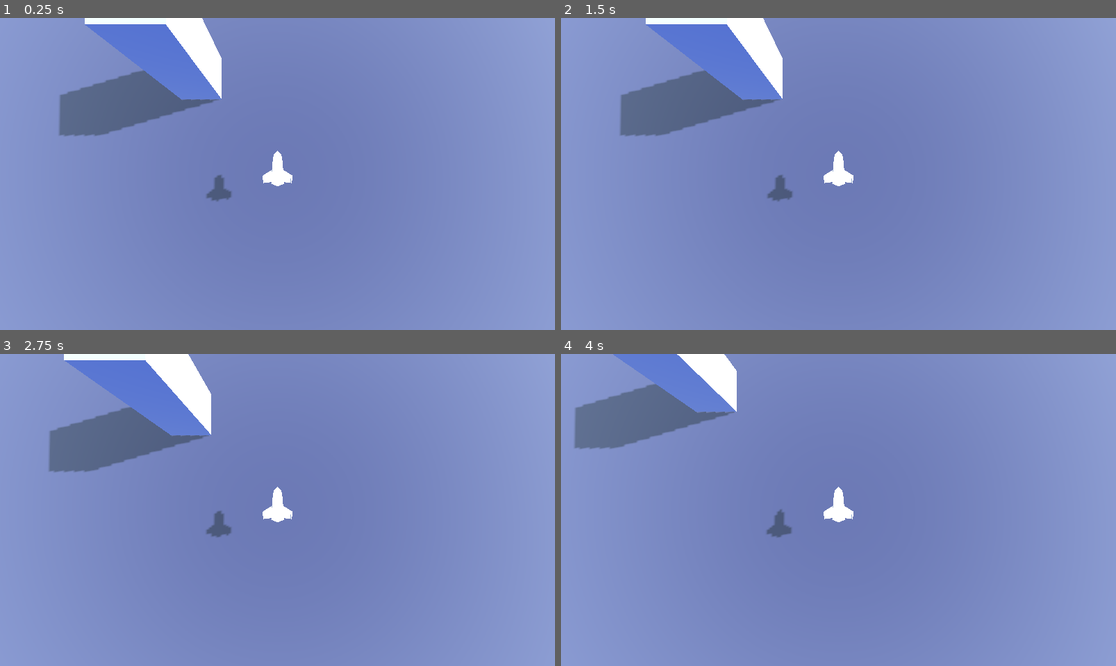
Above: before the commit, frames 1-4 (two rows, left to right).
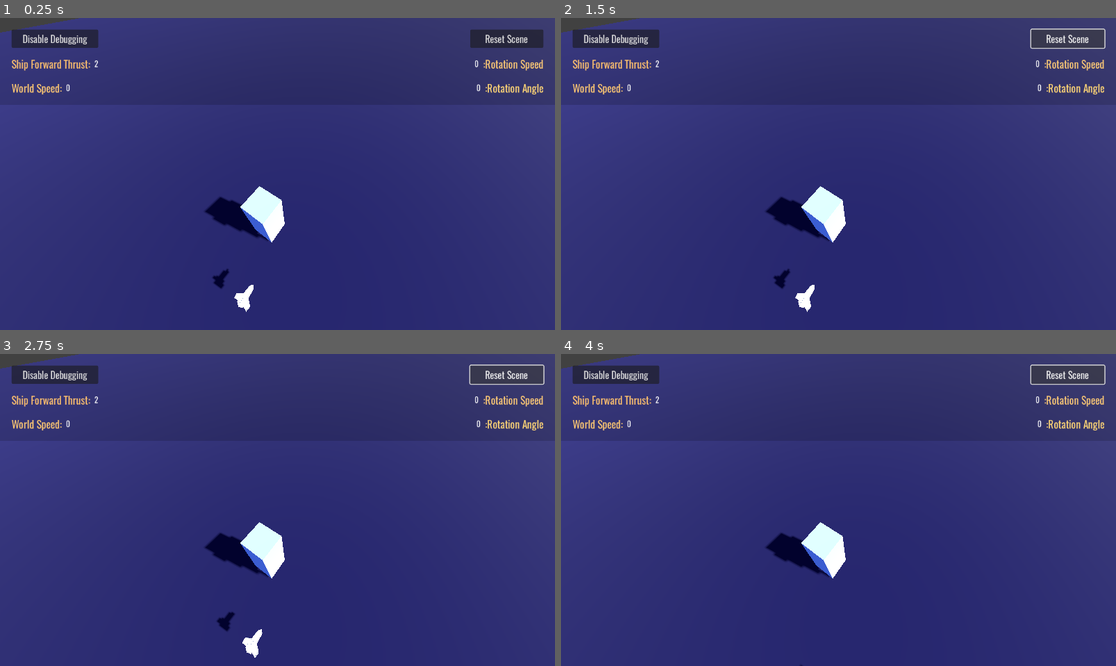
Above: after the commit, the same moments.

Repository: cholasimmons/Godot_SpaceGame_2.5D
Game: Godot game, scene res://scenes/world.tscn
Same seed, same stepped clock (60 frames per second), same inputs: the game is played once before the commit and once after it.
Inputs (mouse positions are in pixels of both pictures, inside the frame that each line leads up to):
- Up to frame 1 (0.25 s): no input
- Up to frame 2 (1.5 s): click (616, 39) at 0.5 s, where only the run after the commit has a clickable "Disable Debugging"; click (1066, 39) at 1.25 s, where only the run after the commit has a clickable "Reset Scene"
- Up to frame 3 (2.75 s): hold E (flip_right) from 2.03 s (still down)
- Up to frame 4 (4 s): release E (flip_right) at 2.78 s; hold Down (ui_down) 2.78-3.53 s; hold E (flip_right) from 3.53 s (still down)

The runs differ from the first frame. In frame 1, 100% of the frame differs, in the area x 0-100%, y 0-100%; in frame 2, 100%; in frame 3, 100%; in frame 4, 100%.

Commit message:
minor update

Diff:
--- a/assets/environment.tres
+++ b/assets/environment.tres
@@ -4,7 +4,6 @@
 ambient_light_source = 2
 ambient_light_color = Color(0.461749, 0.537069, 0.694249, 1)
 tonemap_mode = 2
-fog_enabled = true
 fog_light_color = Color(0.598481, 0.687126, 0.808456, 1)
 fog_light_energy = 0.78
 fog_density = 0.005
--- /dev/null
+++ b/assets/fonts/oswald_font_variation.tres
@@ -0,0 +1,7 @@
+[gd_resource type="FontVariation" load_steps=2 format=3 uid="uid://ghai7ln8cmyo"]
+
+[ext_resource type="FontFile" uid="uid://dy6o4ftoqb1jq" path="res://assets/fonts/Oswald/Oswald-VariableFont_wght.ttf" id="1_pgrgh"]
+
+[resource]
+resource_name = "ozzi"
+base_font = ExtResource("1_pgrgh")
--- /dev/null
+++ b/assets/materials/concrete_physics_material.tres
@@ -0,0 +1,6 @@
+[gd_resource type="PhysicsMaterial" format=3 uid="uid://cm4ftm564l2i3"]
+
+[resource]
+friction = 0.72
+rough = true
+bounce = 0.72
--- a/project.godot
+++ b/project.godot
@@ -12,70 +12,79 @@
 
 config/name="Space Game"
 run/main_scene="res://scenes/world.tscn"
-config/features=PackedStringArray("4.3", "Forward Plus")
+config/features=PackedStringArray("4.2", "Forward Plus")
 config/icon="res://icon.svg"
+
+[editor]
+
+movie_writer/disable_vsync=true
+movie_writer/fps=30
 
 [global_group]
 
 player=""
 
+[gui]
+
+theme/custom_font="res://assets/fonts/oswald_font_variation.tres"
+
 [input]
 
 ui_left={
 "deadzone": 0.5,
-"events": [Object(InputEventKey,"resource_local_to_scene":fa …(174 unchanged characters)… l_keycode":0,"key_label":0,"unicode":0,"location":0,"echo":false,"script":null)
+"events": [Object(InputEventKey,"resource_local_to_scene":fa …(174 unchanged characters)… l_keycode":0,"key_label":0,"unicode":0,"echo":false,"script":null)
 , Object(InputEventJoypadButton,"resource_local_to_scene":false,"resource_name":"","device":0,"button_index":13,"pressure":0.0,"pressed":false,"script":null)
 , Object(InputEventJoypadMotion,"resource_local_to_scene":false,"resource_name":"","device":0,"axis":0,"axis_value":-1.0,"script":null)
-, Object(InputEventKey,"resource_local_to_scene":false,"reso …(162 unchanged characters)… keycode":65,"key_label":0,"unicode":97,"location":0,"echo":false,"script":null)
+, Object(InputEventKey,"resource_local_to_scene":false,"reso …(162 unchanged characters)… keycode":65,"key_label":0,"unicode":97,"echo":false,"script":null)
 ]
 }
 ui_right={
 "deadzone": 0.5,
-"events": [Object(InputEventKey,"resource_local_to_scene":fa …(174 unchanged characters)… l_keycode":0,"key_label":0,"unicode":0,"location":0,"echo":false,"script":null)
+"events": [Object(InputEventKey,"resource_local_to_scene":fa …(174 unchanged characters)… l_keycode":0,"key_label":0,"unicode":0,"echo":false,"script":null)
 , Object(InputEventJoypadButton,"resource_local_to_scene":false,"resource_name":"","device":0,"button_index":14,"pressure":0.0,"pressed":false,"script":null)
 , Object(InputEventJoypadMotion,"resource_local_to_scene":false,"resource_name":"","device":0,"axis":0,"axis_value":1.0,"script":null)
-, Object(InputEventKey,"resource_local_to_scene":false,"reso …(163 unchanged characters)… eycode":68,"key_label":0,"unicode":100,"location":0,"echo":false,"script":null)
+, Object(InputEventKey,"resource_local_to_scene":false,"reso …(163 unchanged characters)… eycode":68,"key_label":0,"unicode":100,"echo":false,"script":null)
 ]
 }
 ui_up={
 "deadzone": 0.5,
-"events": [Object(InputEventKey,"resource_local_to_scene":fa …(174 unchanged characters)… l_keycode":0,"key_label":0,"unicode":0,"location":0,"echo":false,"script":null)
+"events": [Object(InputEventKey,"resource_local_to_scene":fa …(174 unchanged characters)… l_keycode":0,"key_label":0,"unicode":0,"echo":false,"script":null)
 , Object(InputEventJoypadButton,"resource_local_to_scene":false,"resource_name":"","device":0,"button_index":11,"pressure":0.0,"pressed":false,"script":null)
 , Object(InputEventJoypadMotion,"resource_local_to_scene":false,"resource_name":"","device":0,"axis":1,"axis_value":-1.0,"script":null)
-, Object(InputEventKey,"resource_local_to_scene":false,"reso …(163 unchanged characters)… eycode":87,"key_label":0,"unicode":119,"location":0,"echo":false,"script":null)
+, Object(InputEventKey,"resource_local_to_scene":false,"reso …(163 unchanged characters)… eycode":87,"key_label":0,"unicode":119,"echo":false,"script":null)
 ]
 }
 ui_down={
 "deadzone": 0.5,
-"events": [Object(InputEventKey,"resource_local_to_scene":fa …(174 unchanged characters)… l_keycode":0,"key_label":0,"unicode":0,"location":0,"echo":false,"script":null)
+"events": [Object(InputEventKey,"resource_local_to_scene":fa …(174 unchanged characters)… l_keycode":0,"key_label":0,"unicode":0,"echo":false,"script":null)
 , Object(InputEventJoypadButton,"resource_local_to_scene":false,"resource_name":"","device":0,"button_index":12,"pressure":0.0,"pressed":false,"script":null)
 , Object(InputEventJoypadMotion,"resource_local_to_scene":false,"resource_name":"","device":0,"axis":1,"axis_value":1.0,"script":null)
-, Object(InputEventKey,"resource_local_to_scene":false,"reso …(163 unchanged characters)… eycode":83,"key_label":0,"unicode":115,"location":0,"echo":false,"script":null)
+, Object(InputEventKey,"resource_local_to_scene":false,"reso …(163 unchanged characters)… eycode":83,"key_label":0,"unicode":115,"echo":false,"script":null)
 ]
 }
 flip_left={
 "deadzone": 0.5,
-"events": [Object(InputEventKey,"resource_local_to_scene":fa …(172 unchanged characters)… eycode":81,"key_label":0,"unicode":113,"location":0,"echo":false,"script":null)
+"events": [Object(InputEventKey,"resource_local_to_scene":fa …(172 unchanged characters)… eycode":81,"key_label":0,"unicode":113,"echo":false,"script":null)
 ]
 }
 flip_right={
 "deadzone": 0.5,
-"events": [Object(InputEventKey,"resource_local_to_scene":fa …(172 unchanged characters)… eycode":69,"key_label":0,"unicode":101,"location":0,"echo":false,"script":null)
+"events": [Object(InputEventKey,"resource_local_to_scene":fa …(172 unchanged characters)… eycode":69,"key_label":0,"unicode":101,"echo":false,"script":null)
 ]
 }
 quit={
 "deadzone": 0.5,
-"events": [Object(InputEventKey,"resource_local_to_scene":fa …(175 unchanged characters)… ode":4194305,"key_label":0,"unicode":0,"location":0,"echo":false,"script":null)
+"events": [Object(InputEventKey,"resource_local_to_scene":fa …(175 unchanged characters)… ode":4194305,"key_label":0,"unicode":0,"echo":false,"script":null)
 ]
 }
 reset={
 "deadzone": 0.5,
-"events": [Object(InputEventKey,"resource_local_to_scene":fa …(172 unchanged characters)… eycode":82,"key_label":0,"unicode":114,"location":0,"echo":false,"script":null)
+"events": [Object(InputEventKey,"resource_local_to_scene":fa …(172 unchanged characters)… eycode":82,"key_label":0,"unicode":114,"echo":false,"script":null)
 ]
 }
 shoot={
 "deadzone": 0.5,
-"events": [Object(InputEventKey,"resource_local_to_scene":fa …(171 unchanged characters)… keycode":32,"key_label":0,"unicode":32,"location":0,"echo":false,"script":null)
+"events": [Object(InputEventKey,"resource_local_to_scene":fa …(171 unchanged characters)… keycode":32,"key_label":0,"unicode":32,"echo":false,"script":null)
 ]
 }
 
--- /dev/null
+++ b/scenes/GUI_debug.tscn
@@ -0,0 +1,121 @@
+[gd_scene load_steps=3 format=3 uid="uid://3rpccn0yy3ul"]
+
+[ext_resource type="Script" path="res://scripts/GUI_debug.gd" id="1_0uked"]
+[ext_resource type="FontVariation" uid="uid://ghai7ln8cmyo" path="res://assets/fonts/oswald_font_variation.tres" id="1_ulp7k"]
+
+[node name="Control" type="Control"]
+layout_mode = 3
+anchors_preset = 15
+anchor_right = 1.0
+anchor_bottom = 1.0
+grow_horizontal = 2
+grow_vertical = 2
+script = ExtResource("1_0uked")
+
+[node name="ColorRect" type="ColorRect" parent="."]
+layout_mode = 1
+anchors_preset = 10
+anchor_right = 1.0
+offset_bottom = 180.0
+grow_horizontal = 2
+color = Color(0, 0, 0, 0.156863)
+
+[node name="MarginContainerL" type="MarginContainer" parent="."]
+layout_mode = 0
+offset_left = 24.0
+offset_top = 24.0
+offset_right = 176.0
+offset_bottom = 102.0
+
+[node name="VBoxContainer" type="VBoxContainer" parent="MarginContainerL"]
+layout_mode = 2
+theme_override_constants/separation = 16
+
+[node name="disable_btn" type="Button" parent="MarginContainerL/VBoxContainer"]
+layout_mode = 2
+theme_override_font_sizes/font_size = 20
+text = "Disable Debugging"
+
+[node name="HBoxContainer" type="HBoxContainer" parent="MarginContainerL/VBoxContainer"]
+layout_mode = 2
+size_flags_vertical = 6
+
+[node name="shipThrust_label" type="Label" parent="MarginContainerL/VBoxContainer/HBoxContainer"]
+layout_mode = 2
+theme_override_colors/font_color = Color(1, 0.756863, 0.427451, 1)
+theme_override_fonts/font = ExtResource("1_ulp7k")
+theme_override_font_sizes/font_size = 22
+text = "Ship Forward Thrust: "
+
+[node name="shipThrust_value" type="Label" parent="MarginContainerL/VBoxContainer/HBoxContainer"]
+layout_mode = 2
+text = "0"
+
+[node name="HBoxContainer2" type="HBoxContainer" parent="MarginContainerL/VBoxContainer"]
+layout_mode = 2
+size_flags_vertical = 6
+
+[node name="worldSpeed_label" type="Label" parent="MarginContainerL/VBoxContainer/HBoxContainer2"]
+layout_mode = 2
+theme_override_colors/font_color = Color(1, 0.788235, 0.447059, 1)
+theme_override_fonts/font = ExtResource("1_ulp7k")
+theme_override_font_sizes/font_size = 22
+text = "World Speed: "
+
+[node name="worldSpeed_value" type="Label" parent="MarginContainerL/VBoxContainer/HBoxContainer2"]
+layout_mode = 2
+text = "0"
+
+[node name="MarginContainerR" type="MarginContainer" parent="."]
+layout_mode = 1
+anchors_preset = 1
+anchor_left = 1.0
+anchor_right = 1.0
+offset_left = -176.0
+offset_top = 24.0
+offset_right = -24.0
+offset_bottom = 102.0
+grow_horizontal = 0
+
+[node name="VBoxContainer" type="VBoxContainer" parent="MarginContainerR"]
+layout_mode = 2
+theme_override_constants/separation = 16
+
+[node name="reset_btn" type="Button" parent="MarginContainerR/VBoxContainer"]
+layout_mode = 2
+theme_override_font_sizes/font_size = 20
+text = "Reset Scene"
+
+[node name="HBoxContainer2" type="HBoxContainer" parent="MarginContainerR/VBoxContainer"]
+layout_mode = 2
+size_flags_horizontal = 8
+size_flags_vertical = 0
+
+[node name="rotSpeed_value" type="Label" parent="MarginContainerR/VBoxContainer/HBoxContainer2"]
+layout_mode = 2
+text = "0"
+
+[node name="rotSpeed_label" type="Label" parent="MarginContainerR/VBoxContainer/HBoxContainer2"]
+layout_mode = 2
+theme_override_colors/font_color = Color(1, 0.796078, 0.458824, 1)
+theme_override_fonts/font = ExtResource("1_ulp7k")
+theme_override_font_sizes/font_size = 22
+text = " :Rotation Speed"
+
+[node name="HBoxContainer3" type="HBoxContainer" parent="MarginContainerR/VBoxContainer"]
+layout_mode = 2
+size_flags_horizontal = 8
+size_flags_vertical = 0
+
+[node name="rotAngle_value" type="Label" parent="MarginContainerR/VBoxContainer/HBoxContainer3"]
+layout_mode = 2
+text = "0"
+
+[node name="rotAngle_label" type="Label" parent="MarginContainerR/VBoxContainer/HBoxContainer3"]
+layout_mode = 2
+theme_override_colors/font_color = Color(1, 0.839216, 0.458824, 1)
+theme_override_fonts/font = ExtResource("1_ulp7k")
+theme_override_font_sizes/font_size = 22
+text = " :Rotation Angle"
+
+[connection signal="pressed" from="MarginContainerL/VBoxContainer/disable_btn" to="." method="_on_disable_btn_pressed"]
--- a/scenes/ship_3d.tscn
+++ b/scenes/ship_3d.tscn
@@ -1,10 +1,12 @@
 [gd_scene load_steps=8 format=3 uid="uid://dla6v7u4qwk8r"]
 
 [ext_resource type="Script" path="res://scripts/ship_control.gd" id="1_25s7k"]
-[ext_resource type="Script" path="res://scripts/Camera3D_TopDown.gd" id="2_ps3t2"]
 
 [sub_resource type="BoxShape3D" id="BoxShape3D_gj5ou"]
-size = Vector3(4.82007, 1, 5.76208)
+size = Vector3(4.82007, 1, 2.4346)
+
+[sub_resource type="BoxShape3D" id="BoxShape3D_re0wt"]
+size = Vector3(1.87085, 1, 2.63477)
 
 [sub_resource type="StandardMaterial3D" id="StandardMaterial3D_xobf1"]
 
@@ -42,32 +44,34 @@
 
 [sub_resource type="BoxMesh" id="BoxMesh_v1rvk"]
 
-[node name="CharacterBody3D" type="CharacterBody3D" groups=["player", "ship"]]
-motion_mode = 1
-floor_stop_on_slope = false
-floor_constant_speed = true
-safe_margin = 0.01
+[node name="RigidBody3D" type="RigidBody3D" groups=["player", "ship"]]
+axis_lock_linear_y = true
+axis_lock_angular_x = true
+axis_lock_angular_z = true
+gravity_scale = 1.8
 script = ExtResource("1_25s7k")
 
 [node name="CollisionShape3D" type="CollisionShape3D" parent="."]
-transform = Transform3D(1, 0, 0, 0, 1, 0, 0, 0, 1, 0.00646973, 0.270999, -0.830017)
+transform = Transform3D(1, 0, 0, 0, 1, 0, 0, 0, 1, 0.00646973, 0.270999, 0.761591)
 shape = SubResource("BoxShape3D_gj5ou")
 
-[node name="ShipDummy" type="MeshInstance3D" parent="CollisionShape3D" groups=["player"]]
-transform = Transform3D(0.904123, 0, 0, 0, 0.904123, 0, 0, 0, 0.904123, 0, -0.239672, -0.294226)
+[node name="CollisionShape3D2" type="CollisionShape3D" parent="."]
+transform = Transform3D(1, 0, 0, 0, 1, 0, 0, 0, 1, 0, 0, -1.77648)
+shape = SubResource("BoxShape3D_re0wt")
+
+[node name="ShipDummy" type="MeshInstance3D" parent="." groups=["player"]]
+transform = Transform3D(0.904123, 0, 0, 0, 0.904123, 0, 0, 0, 0.904123, 0.00646973, 0.031327, -0.869926)
 mesh = SubResource("ArrayMesh_5d7ib")
 skeleton = NodePath("")
 
-[node name="CSGMesh3D" type="CSGMesh3D" parent="CollisionShape3D"]
-transform = Transform3D(1, 0, 0, 0, 1, 0, 0, 0, 1, 0, 0, -3.08146)
+[node name="CSGMesh3D" type="CSGMesh3D" parent="."]
+transform = Transform3D(1, 0, 0, 0, 1, 0, 0, 0, 1, 0.00646973, 0.270999, -1.48994)
 visible = false
 mesh = SubResource("BoxMesh_v1rvk")
 
 [node name="Muzzle" type="Marker3D" parent="." groups=["player"]]
 transform = Transform3D(1, 0, 0, 0, 1, 0, 0, 0, 1, 0, -0.0428128, -2.4079)
 
-[node name="Camera3D_TopDown" type="Camera3D" parent="." node_paths=PackedStringArray("target")]
+[node name="Camera3D_TopDown" type="Camera3D" parent="."]
 transform = Transform3D(1, 0, 0, 0, -4.37114e-08, 1, 0, -1, -4.37114e-08, 0, 30, 0)
-current = true
-script = ExtResource("2_ps3t2")
-target = NodePath("..")
+visible = false
--- a/scenes/world.tscn
+++ b/scenes/world.tscn
@@ -1,9 +1,11 @@
-[gd_scene load_steps=11 format=3 uid="uid://balk2wn06s1b8"]
+[gd_scene load_steps=14 format=3 uid="uid://balk2wn06s1b8"]
 
 [ext_resource type="Script" path="res://scripts/world.gd" id="1_fq1ia"]
 [ext_resource type="Texture2D" uid="uid://vhi2d45e146v" path="res://assets/textures/dev_blue.png" id="3_5whgr"]
 [ext_resource type="Environment" uid="uid://yj01jnjx7tr" path="res://assets/environment.tres" id="3_ilskh"]
 [ext_resource type="PackedScene" uid="uid://dla6v7u4qwk8r" path="res://scenes/ship_3d.tscn" id="4_j5nbr"]
+[ext_resource type="PhysicsMaterial" uid="uid://cm4ftm564l2i3" path="res://assets/materials/concrete_physics_material.tres" id="5_t2mhb"]
+[ext_resource type="PackedScene" uid="uid://3rpccn0yy3ul" path="res://scenes/GUI_debug.tscn" id="5_vfwlf"]
 
 [sub_resource type="BoxShape3D" id="BoxShape3D_580u6"]
 size = Vector3(3000, 0.1, 3000)
@@ -28,6 +30,9 @@
 material = SubResource("StandardMaterial3D_cr7ft")
 size = Vector3(8, 20, 8)
 
+[sub_resource type="SphereShape3D" id="SphereShape3D_jo41y"]
+radius = 7.0
+
 [node name="World" type="Node3D"]
 script = ExtResource("1_fq1ia")
 
@@ -42,7 +47,8 @@
 shadow_opacity = 0.94
 
 [node name="Camera3D" type="Camera3D" parent="."]
-transform = Transform3D(0.799344, -0.133811, 0.585785, -0.0812883, 0.941845, 0.326069, -0.59535, -0.308259, 0.74198, 15.1205, 24.1382, -0.786743)
+transform = Transform3D(0.799344, -0.441081, 0.408041, -0.0812883, 0.593455, 0.800751, -0.59535, -0.673245, 0.43852, 7.94715, 56.5811, -14.8477)
+current = true
 fov = 92.6
 near = 1.0
 far = 786.13
@@ -60,19 +66,32 @@
 
 [node name="Ship" parent="." instance=ExtResource("4_j5nbr")]
 transform = Transform3D(1, 0, 0, 0, 1, 0, 0, 0, 1, 0, 10, -5.99475)
-wall_min_slide_angle = 0.0
 
 [node name="ShipSpawnPos" type="Marker3D" parent="."]
 transform = Transform3D(1, 0, 0, 0, 1, 0, 0, 0, 1, 0, 10, -5.71505)
 
 [node name="LaserContainer" type="Node3D" parent="."]
 
-[node name="StaticBody3D" type="StaticBody3D" parent="."]
-transform = Transform3D(1, 0, 0, 0, 1, 0, 0, 0, 1, -5.00278, 0, -24.4441)
+[node name="StaticBody3D" type="RigidBody3D" parent="."]
+transform = Transform3D(1, 0, 0, 0, 1, 0, 0, 0, 1, -7.55461, 0, -24.4441)
+axis_lock_linear_y = true
+mass = 4.0
+physics_material_override = ExtResource("5_t2mhb")
+gravity_scale = 0.2
 
 [node name="CollisionShape3D" type="CollisionShape3D" parent="StaticBody3D"]
-transform = Transform3D(1, 0, 0, 0, 1, 0, 0, 0, 1, -10, 10, 0)
+transform = Transform3D(1, 0, 0, 0, 1, 0, 0, 0, 1, -0.956627, 10, 0)
 shape = SubResource("BoxShape3D_58x7p")
 
 [node name="CSGMesh3D" type="CSGMesh3D" parent="StaticBody3D/CollisionShape3D"]
 mesh = SubResource("BoxMesh_2seg8")
+
+[node name="Control" parent="." instance=ExtResource("5_vfwlf")]
+
+[node name="Area3D" type="Area3D" parent="."]
+transform = Transform3D(1, 0, 0, 0, 1, 0, 0, 0, 1, 0, 10, 7)
+
+[node name="CollisionShape3D" type="CollisionShape3D" parent="Area3D"]
+shape = SubResource("SphereShape3D_jo41y")
+
+[connection signal="area_entered" from="Area3D" to="." method="_on_area_3d_area_entered"]
--- /dev/null
+++ b/scripts/GUI_debug.gd
@@ -0,0 +1,29 @@
+extends Control
+
+@onready var HUD = "."
+@onready var visibility_btn = $MarginContainerL/VBoxContainer/disable_btn
+@onready var multiplier_label = $MarginContainerL/VBoxContainer/HBoxContainer/shipThrust_value
+
+signal visibility_btn_pressed()
+
+var multiplier_value: int = 2;
+
+# Called when the node enters the scene tree for the first time.
+func _ready():
+	# Get the physics script node
+	multiplier_label.text = str(multiplier_value)
+
+	# pass; # multiplier_label.connect("acceleration_updated", self, "_on_acceleration_updated")
+
+# Called every frame. 'delta' is the elapsed time since the previous frame.
+func _process(delta):
+	pass;
+
+func _on_acceleration_updated(multiplier):
+	# Update your UI here, e.g., update a Label node's text
+	print(multiplier)
+	multiplier_label.text = str(multiplier)
+
+
+func _on_disable_btn_pressed():
+	print("Button pressed")
--- a/scripts/ship_control.gd
+++ b/scripts/ship_control.gd
@@ -1,18 +1,24 @@
-extends CharacterBody3D
+extends RigidBody3D
 
 signal laser_shot(laser_scene, location)
+signal acceleration_updated(acceleration_value)
 
 @onready var muzzle = $Muzzle
 
-var max_speed = 22.0 # Ship's top speed
-var acceleration = 8.0  # Gradual acceleration value
-var turn_acceleration = 64.0 # Ship's rotation quickness
+var max_speed = 100.0 # Ship's top speed
+var multiplier = 0  # Gradual acceleration value
+var acceleration = 12.0  # Gradual acceleration value
+var turn_acceleration = 100.0 # Ship's rotation quickness
 var laser_scene = preload("res://scenes/ship_3d_missile.tscn")
 var shoot_cooldown := false
 
 # Called when the node enters the scene tree for the first time.
 func _ready():
 	pass # Replace with function body.
+
+func _input(event):
+	if event.is_action_pressed("ui_up"):
+		print("up...")
 
 func _process(delta):
 	if Input.is_action_pressed("shoot"):
@@ -30,13 +36,15 @@
 	var direction = Vector3.ZERO
 
 	if Input.is_action_pressed("flip_left"):
-		#flip_ship("left")
+		flip_ship("left")
 		direction -= (transform.basis.x)  # Move left (relative to ship's facing)
 	elif Input.is_action_pressed("flip_right"):
-		#flip_ship("right")
+		flip_ship("right")
 		direction += (transform.basis.x)  # Move right
 	if Input.is_action_pressed("ui_up"):
-		direction -= transform.basis.z  # Move forward
+		multiplier = min(multiplier + 0.01, 1.0)
+		direction -= transform.basis.z * multiplier  # Move forward
+		emit_signal("acceleration_updated", multiplier)
 	elif Input.is_action_pressed("ui_down"):
 		direction += transform.basis.z  # Move backward
 
@@ -46,11 +54,12 @@
 	# Acceleration
 	if direction.length() > 0:  # Accelerate only if moving
 		target_velocity = direction.normalized() * max_speed
-		velocity = velocity.move_toward(target_velocity, acceleration * delta)
+		apply_central_force((target_velocity - linear_velocity).normalized() * acceleration )
+	#	velocity = velocity.move_toward(target_velocity, acceleration * delta)
 	# velocity += direction.normalized() * acceleration * delta
 	# velocity = velocity.clamp(Vector3(0,0,-max_speed), Vector3(0,0,max_speed))  # Limit to max speed
 
-	move_and_slide()
+	# move_and_slide()
 
 	# Rotate based on current Y-axis position (adjust sensitivity as needed)
 	var target_turn_speed = 0.0
@@ -66,7 +75,8 @@
 	turn_amount += (target_turn_speed - turn_amount) * turn_acceleration * delta
 
 	# Apply rotation
-	rotate_y(turn_amount * delta)  # Multiply by delta for smooth rotation
+	apply_torque_impulse(Vector3(0, 1, 0) * turn_amount * delta)  # Multiply by delta for smooth rotation
+	#	rotate_y(turn_amount * delta)  # Multiply by delta for smooth rotation
 
 func shoot():
 	laser_shot.emit(laser_scene, muzzle.global_position)
@@ -74,7 +84,8 @@
 func flip_ship(dir):
 	var rot
 	if dir == 'left':
-		rot = 0.01
+		rot = 0.03
 	else:
-		rot = -0.01
-	rotate_z(rot)
+		rot = -0.03
+	apply_torque_impulse(Vector3(0, 0, 1) * rot)  # Rotate around Z-axis
+	#	rotate_z(rot)
--- a/scripts/world.gd
+++ b/scripts/world.gd
@@ -24,3 +24,7 @@
 	var laser = laser_scene.instantiate()
 	laser.global_position = location
 	laser_container.add_child(laser)
+
+func _on_area_3d_area_entered(area):
+	print("area entered")
+	print(area)
Binary file added: Logo.png
Not shown, added: Logo.png.import
Not shown, added: addons/Asset_Drawer/AssetDrawerShortcut.tres
Not shown, added: addons/Asset_Drawer/FileSystem.gd
Not shown, added: addons/Asset_Drawer/plugin.cfg
Not shown, added: assets/fonts/Oswald/OFL.txt
Binary file added: assets/fonts/Oswald/Oswald-VariableFont_wght.ttf
Not shown, added: assets/fonts/Oswald/Oswald-VariableFont_wght.ttf.import
Not shown, added: assets/fonts/Oswald/README.txt
Binary file added: hubimages/BottomDock.png
Not shown, added: hubimages/BottomDock.png.import
Binary file added: hubimages/BottomDock2.png
(and 13 more such lines)
